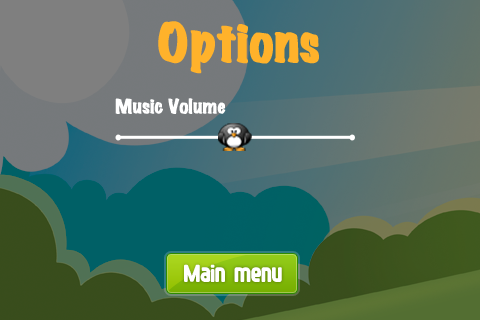
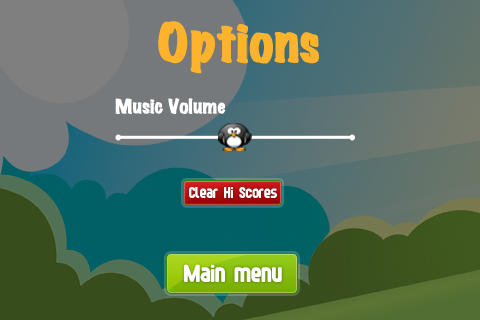
Comparing the layer stacks of the two (480, 320) images. Changes:
added group "button_21 copy" with 3 layers above "button_21" over (183, 180, 282, 206)
added layer "レイヤー 2 copy" (overlay, 21%) in group "button_21 copy" over (185, 181, 246, 204)
added layer "Clear Hi Scores" in group "button_21 copy" over (189, 187, 277, 198)
added layer "レイヤー 1 copy" in group "button_21 copy" over (183, 180, 282, 206)
